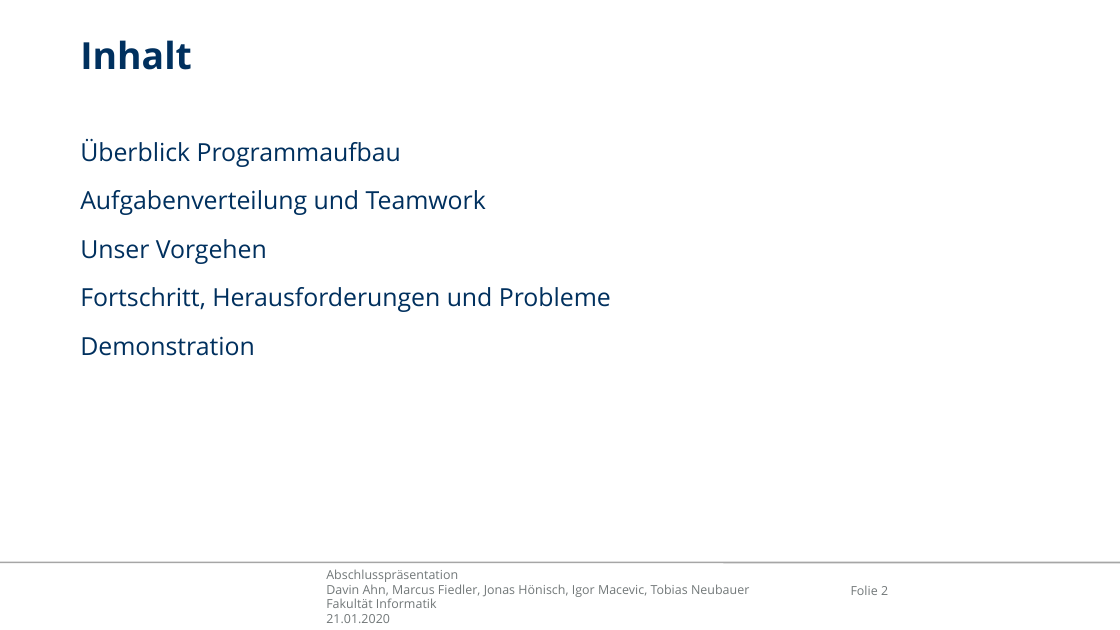
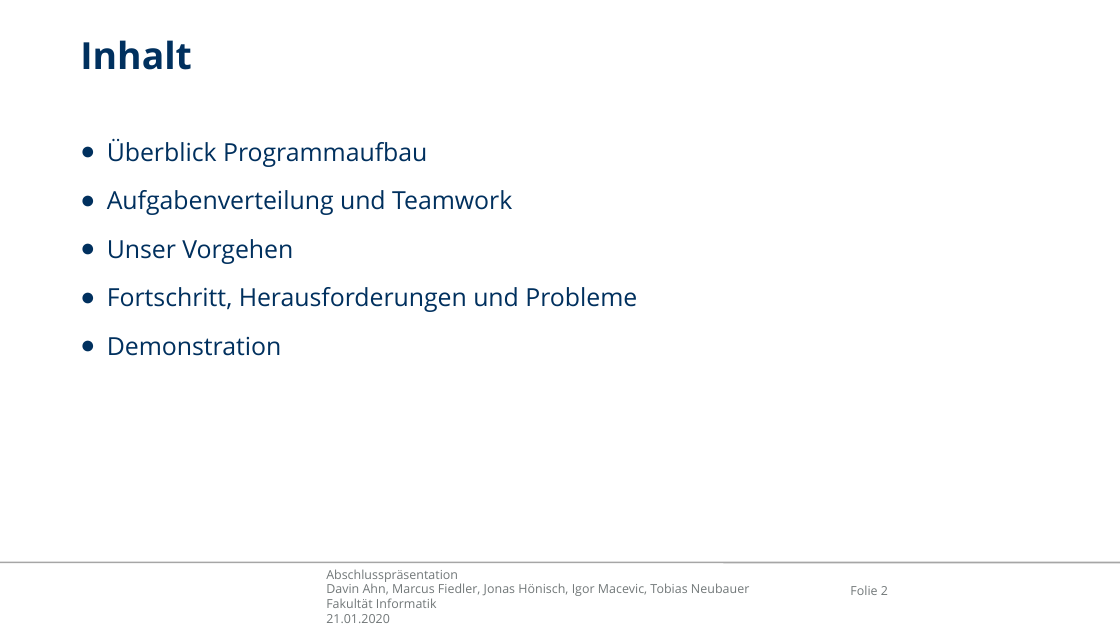
Before and after one commit to ahndavin/Web_Entwicklung_Uni, a slide deck: slide 2 of src/main/asciidoc/Abschlusspraesentation.pptx. Drawn at 1120x630 pixels with LibreOffice and Linux fonts; fonts in the diff are those of the drawing; background and template pictures are left out. Boxes give left, top, right and bottom in pixels: in the first picture for what was removed or moved away, otherwise in the second. Text is boxed around its words. In the diff, an @@ line names an element or a change of style, - is before the commit and + after.

```diff
--- a/src/main/asciidoc/Abschlusspraesentation.pptx
+++ b/src/main/asciidoc/Abschlusspraesentation.pptx
@@ text "Überblick Programmaufbau" at [107,139,637,356]: bullet none to ● @@
```
Also in this commit, not shown: 5 other slides changed.
